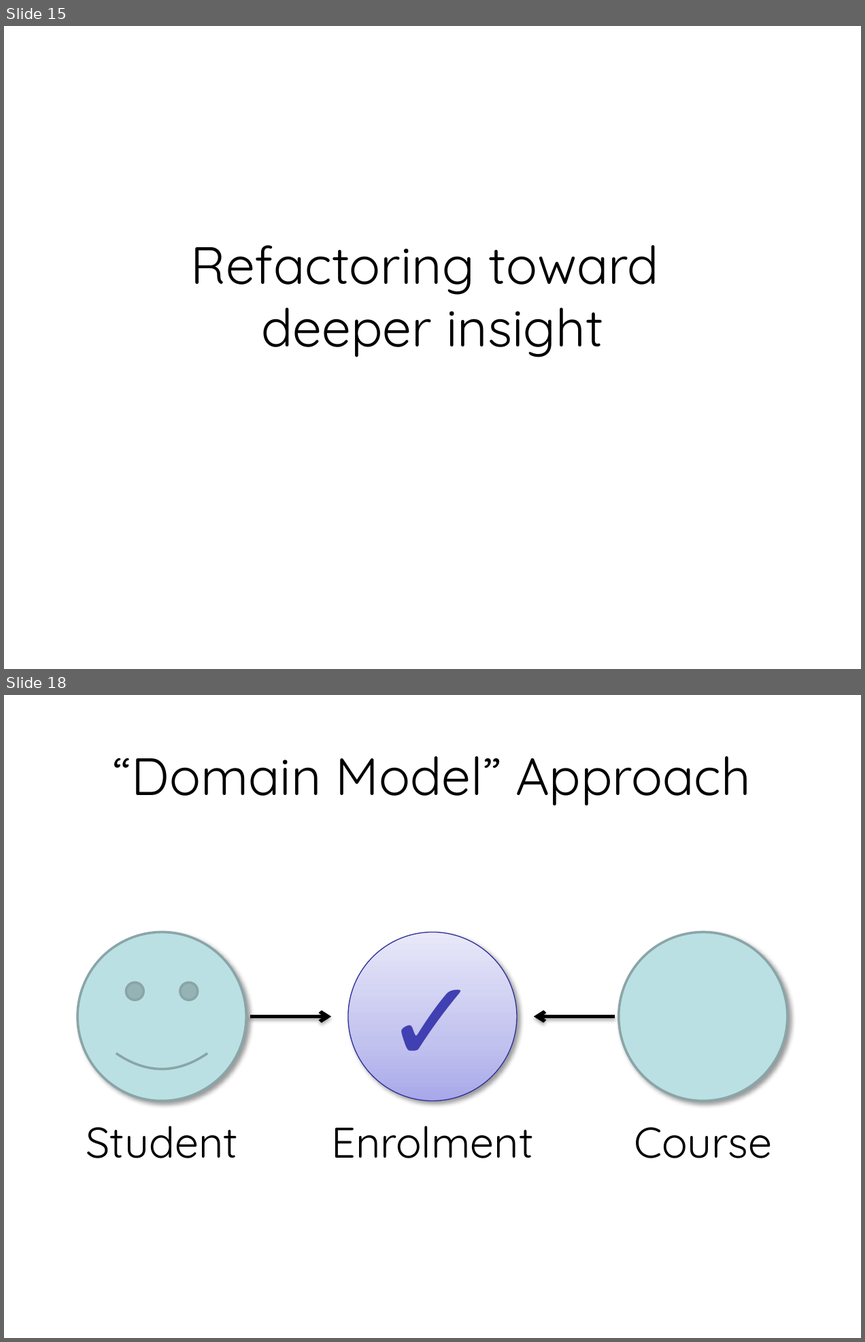
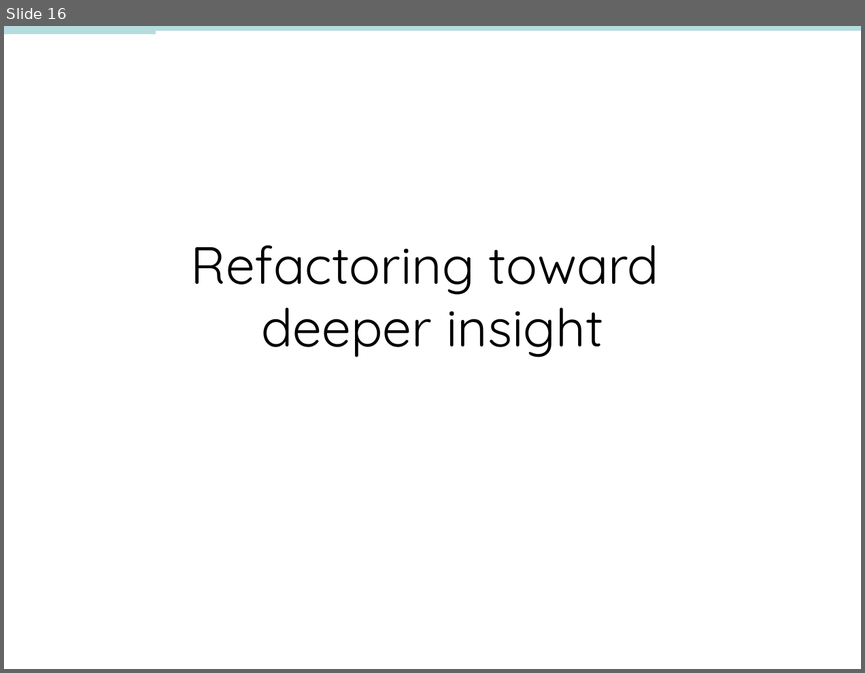
Before and after one commit to nbarnwell/OrderManagementSystem, a slide deck: DDD, CQRS and Event Sourcing.pptx. Shown one above the other, each under a label of ours: slides 15 and 18 before the commit, slide 16 after it; the slides between them are not shown. The pictures are 865x1342 and 865x673 pixels, drawn with LibreOffice and Linux fonts; fonts in the diff are those of the drawing. Boxes give left, top, right and bottom in pixels: in the first picture for what was removed or moved away, otherwise in the second. Text is boxed around its words. In the diff, an @@ line names an element or a change of style, - is before the commit and + after.

```diff
--- a/DDD, CQRS and Event Sourcing.pptx
+++ b/DDD, CQRS and Event Sourcing.pptx
@@ slide 18 removed at (x1=4, y1=695, x2=861, y2=1338), background #FFFFFF @@
@@ title removed at (x1=113, y1=756, x2=751, y2=806) @@
-“Domain Model” Approach
@@ smiley face removed at (x1=77, y1=932, x2=247, y2=1101) @@
@@ ellipse removed at (x1=349, y1=932, x2=517, y2=1101) @@
-✓
@@ ellipse removed at (x1=618, y1=932, x2=787, y2=1101) @@
@@ arrow removed from (250, 1016) to (331, 1016) @@
@@ arrow removed from (615, 1016) to (534, 1016) @@
@@ text removed at (x1=86, y1=1125, x2=238, y2=1158) @@
-Student
@@ text removed at (x1=331, y1=1125, x2=533, y2=1158) @@
-Enrolment
@@ text removed at (x1=634, y1=1127, x2=772, y2=1158) @@
-Course
@@ what was slide 15 is now slide 16 @@
@@ slide 16 changed as well @@
@@ line added from (4, 29) to (861, 29), #B6DCDF 4 pt @@
@@ line added from (4, 29) to (156, 29), #B6DCDF 8 pt @@
```
Also in this commit, not shown: 37 other slides changed, 10 slides added, 9 other slides removed, 10 other files.
